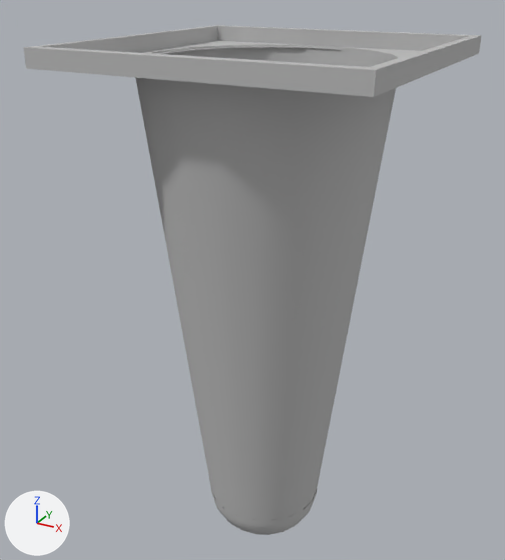
The OBJ model Sustainable Transport/Sustainable Transport/Models/Cono.obj, before and after one commit.
One viewpoint serves both versions: a camera (50 mm lens) standing at (3.18, -2.81, 0.58) and looking at (1.62, 0.03, -0.84). Lighting does not change. The marker at lower left points along +X, +Y and +Z. Where no turn or scale is listed for an object, it has been applied to the vertices.

The older version as bpy lines, for what is in view:
```python
me_cono = bpy.data.meshes.new('Cono')
me_cono.from_pydata(...)  # 290 vertices, 268 faces; spans x 1.0..2.45, y -0.72..0.73, z -2.32..0.32
me_cono.materials.append(mat_initialshadinggroup)  # grey #bcbcbc
ob_cono = bpy.data.objects.new('Cono', me_cono)
ob_cono.location = (0.0, 0.0, 0.0)
```
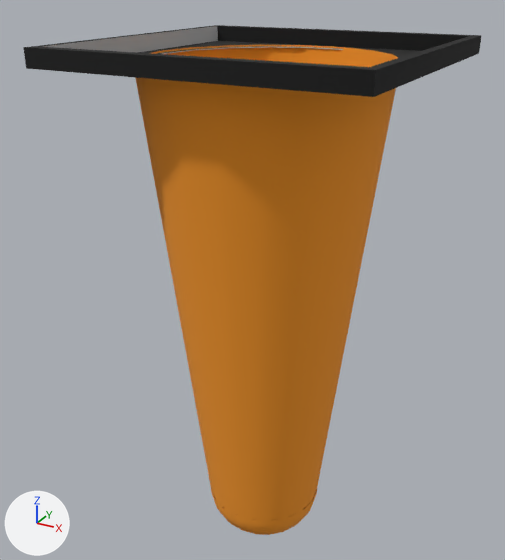
The newer file is also turned or shifted as a whole; pictures and numbers use the older file's frame.

Where the change shows, as pixel boxes [x1, y1, x2, y2] in the pictures (505 x 560 px):
part 1 of me_cono, recoloured (grey to black): [217, 25, 481, 97] in both
part 2 of me_cono, recoloured: [26, 25, 375, 70] in both
part 3 of me_cono, recoloured (grey to black): [217, 26, 468, 51] in both
part 4 of me_cono, recoloured (grey to black): [23, 47, 376, 97] in both
part 5 of me_cono, recoloured (grey to brown): [135, 45, 398, 535] in both

The change in detail:
Picture 'Cono(1).png' (img_cono_1__png) is new.
Picture 'Cono.png' (img_cono_png) is new.
Material 'lambert5SG' (mat_lambert5sg) is new.
Its texture is img_cono_1__png.
Its roughness is 1.0.
Material 'lambert4SG' (mat_lambert4sg) is new.
Its texture is img_cono_png.
Its roughness is 1.0.
me_cono has 290 vertices, 268 faces and spans x 1.0..2.45, y -0.72..0.73, z -2.32..0.32.
me_cono is used by ob_cono; location (0.0, 0.0, 0.0).
me_cono part 1: 5 of the faces centred in x 1.96..2.45, y 0.01..0.24, z 0.24..0.32 switch from mat_initialshadinggroup (grey #bcbcbc) to mat_lambert5sg (picture img_cono_1__png).
me_cono part 2: 4 of the faces centred in x 1.0..1.49, y -0.22..0.01, z 0.24..0.32 switch from mat_initialshadinggroup (grey #bcbcbc) to mat_lambert5sg (picture img_cono_1__png).
me_cono part 3: 2 of the faces centred in x 1.73, y 0.68..0.73, z 0.28 switch from mat_initialshadinggroup (grey #bcbcbc) to mat_lambert5sg (picture img_cono_1__png).
me_cono part 4: 1 of the faces centred in x 1.73, y -0.72, z 0.28 switch from mat_initialshadinggroup (grey #bcbcbc) to mat_lambert5sg (picture img_cono_1__png).
me_cono part 5: all 236 faces centred in x 1.28..2.13, y -0.44..0.44, z -2.31..-0.91 switch from mat_initialshadinggroup (grey #bcbcbc) to mat_lambert4sg (picture img_cono_png).
